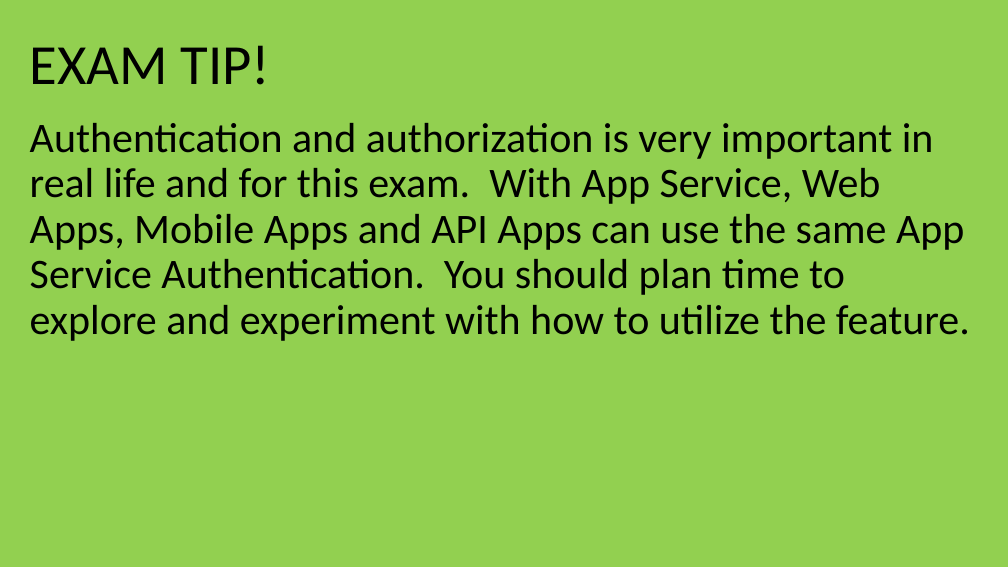
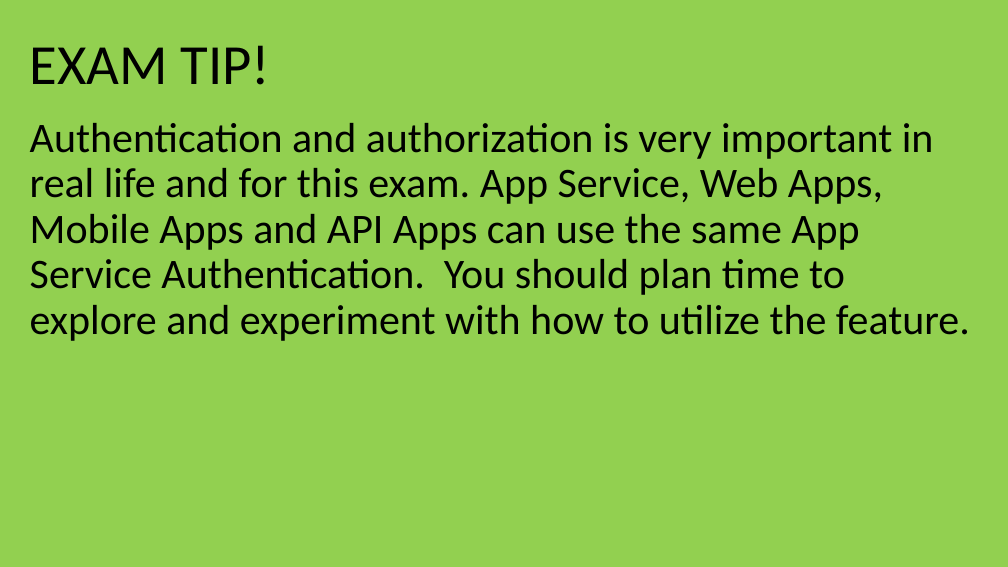
Before and after one commit to guruskill/70-534, a slide deck: slide 21 of Presentations/2017-10-18-Milwaukee/70-534-WebAndMobile.pptx (slide 22 before the commit). Drawn at 1008x567 pixels with LibreOffice and Linux fonts; fonts in the diff are those of the drawing. Boxes give left, top, right and bottom in pixels: in the first picture for what was removed or moved away, otherwise in the second. Text is boxed around its words. In the diff, an @@ line names an element or a change of style, - is before the commit and + after.

```diff
--- a/Presentations/2017-10-18-Milwaukee/70-534-WebAndMobile.pptx
+++ b/Presentations/2017-10-18-Milwaukee/70-534-WebAndMobile.pptx
@@ text at (30, 123, 970, 341): text changed @@
-Authentication and authorization is very important in real life and for this exam. With App Service, Web Apps, Mobile Apps and API Apps can use the same App Service Authentication. You should plan time to explore and experiment with how to utilize the feature.
+Authentication and authorization is very important in real life and for this exam. App Service, Web Apps, Mobile Apps and API Apps can use the same App Service Authentication. You should plan time to explore and experiment with how to utilize the feature.
```
Also in this commit, not shown: 32 other slides changed, 1 slide removed, 7 other files.
